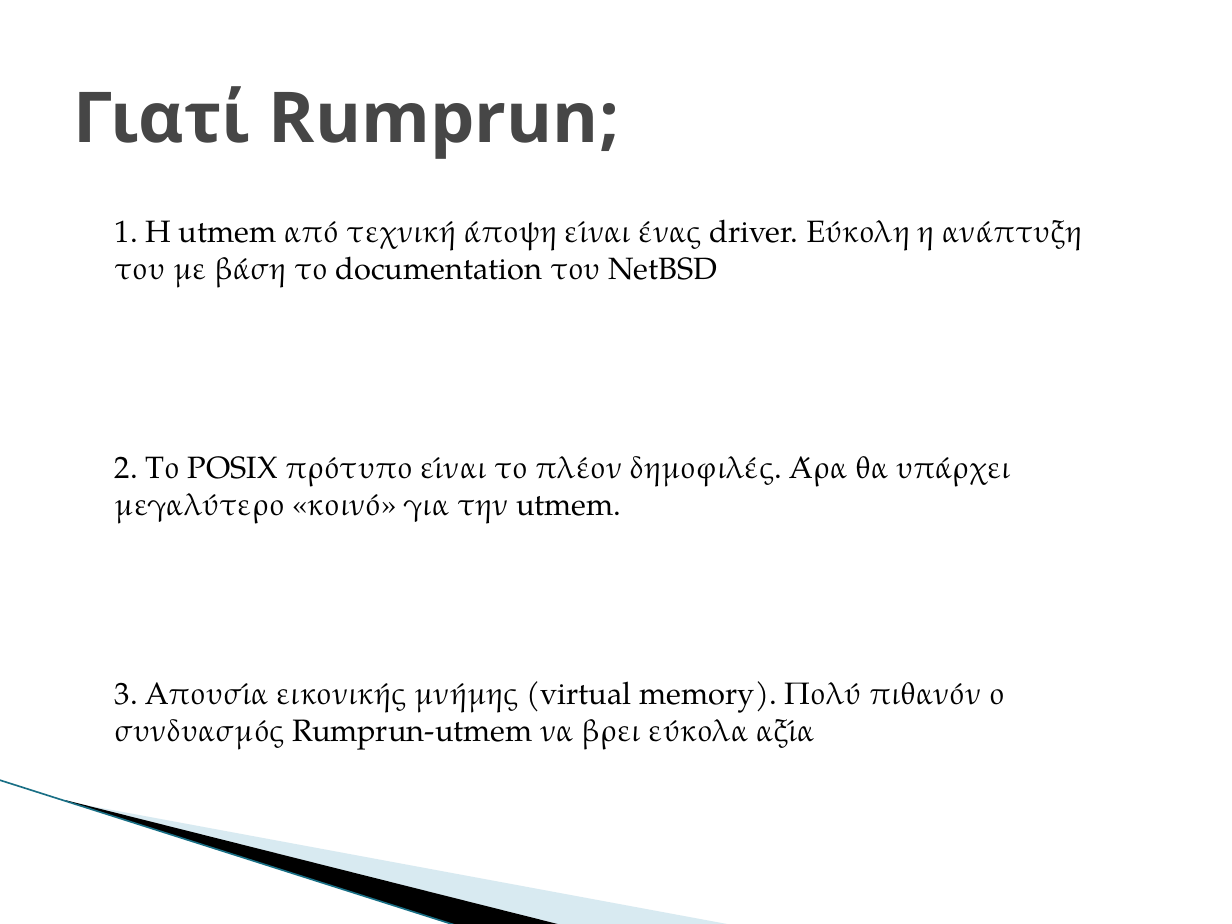
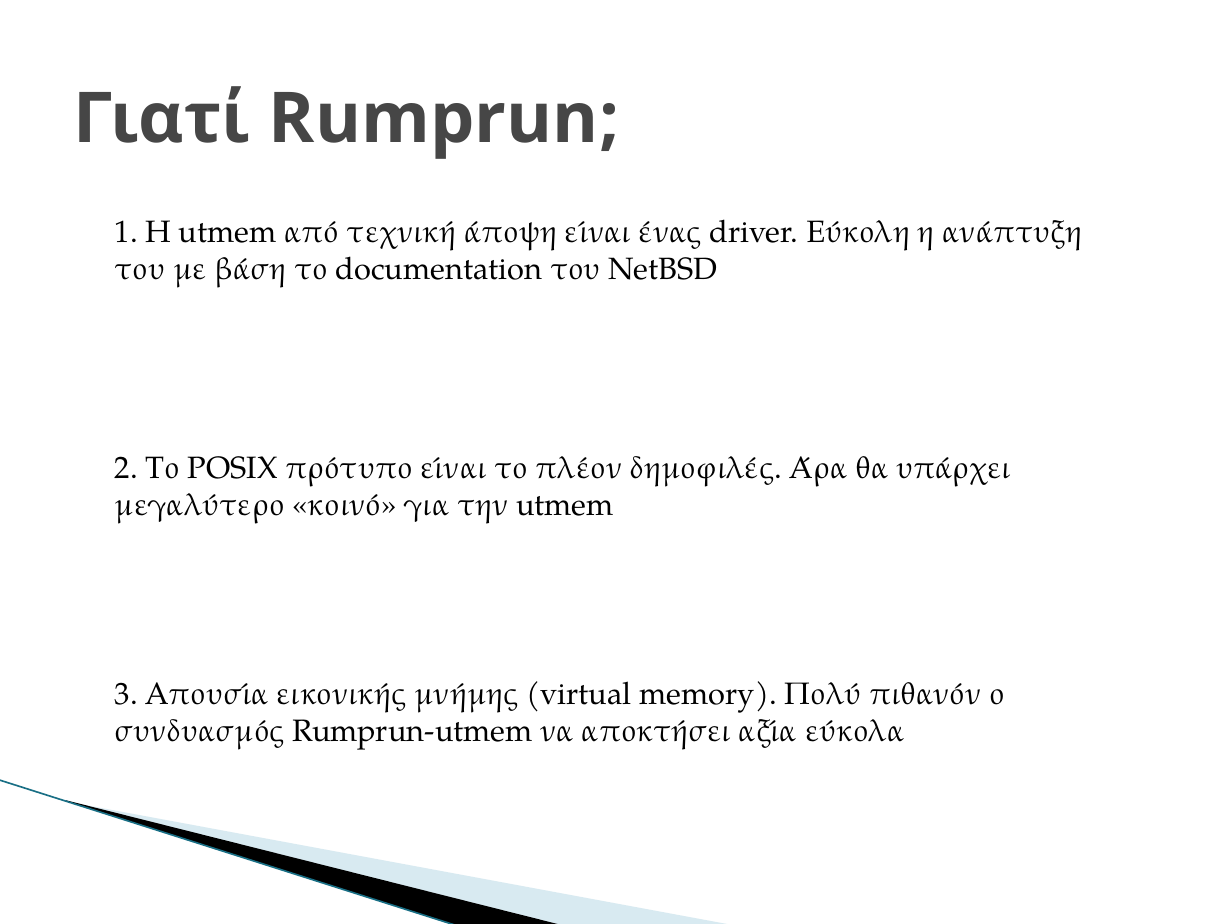
Before and after one commit to GiannhsAravantinos/ntua-diplwmatikh, a slide deck: slide 18 of paper/parousiasiDiplw.pptx. Drawn at 1232x924 pixels with LibreOffice and Linux fonts; fonts in the diff are those of the drawing; background and template pictures are left out. Boxes give left, top, right and bottom in pixels: in the first picture for what was removed or moved away, otherwise in the second. Text is boxed around its words. In the diff, an @@ line names an element or a change of style, - is before the commit and + after.

```diff
--- a/paper/parousiasiDiplw.pptx
+++ b/paper/parousiasiDiplw.pptx
@@ text at (x1=115, y1=456, x2=1011, y2=524): text changed @@
-2. Το POSIX πρότυπο είναι το πλέον δημοφιλές. Άρα θα υπάρχει μεγαλύτερο «κοινό» για την utmem.
+2. Το POSIX πρότυπο είναι το πλέον δημοφιλές. Άρα θα υπάρχει μεγαλύτερο «κοινό» για την utmem
@@ text at (x1=115, y1=681, x2=1005, y2=750): text changed @@
-3. Απουσία εικονικής μνήμης (virtual memory). Πολύ πιθανόν ο συνδυασμός Rumprun-utmem να βρει εύκολα αξία
+3. Απουσία εικονικής μνήμης (virtual memory). Πολύ πιθανόν ο συνδυασμός Rumprun-utmem να αποκτήσει αξία εύκολα
```
Also in this commit, not shown: 30 other slides changed.
